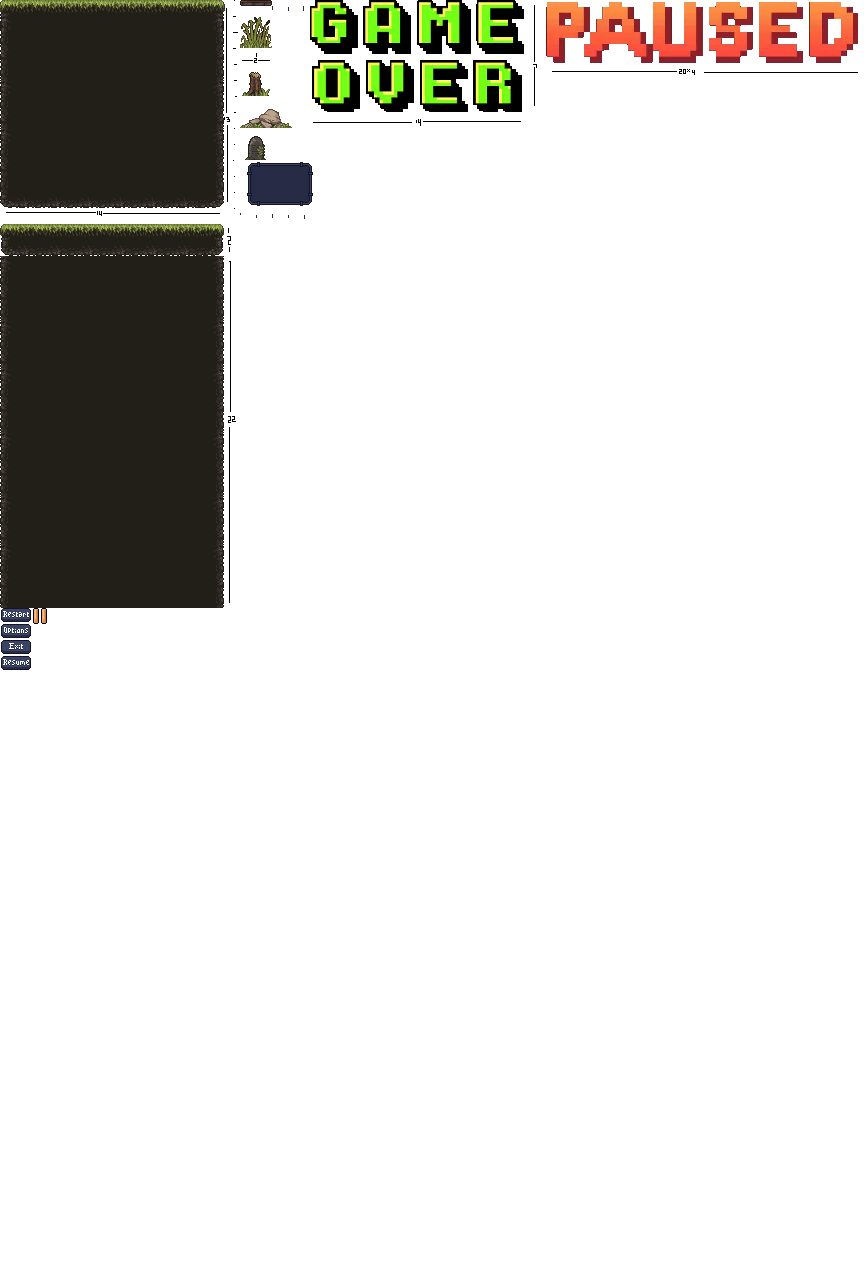
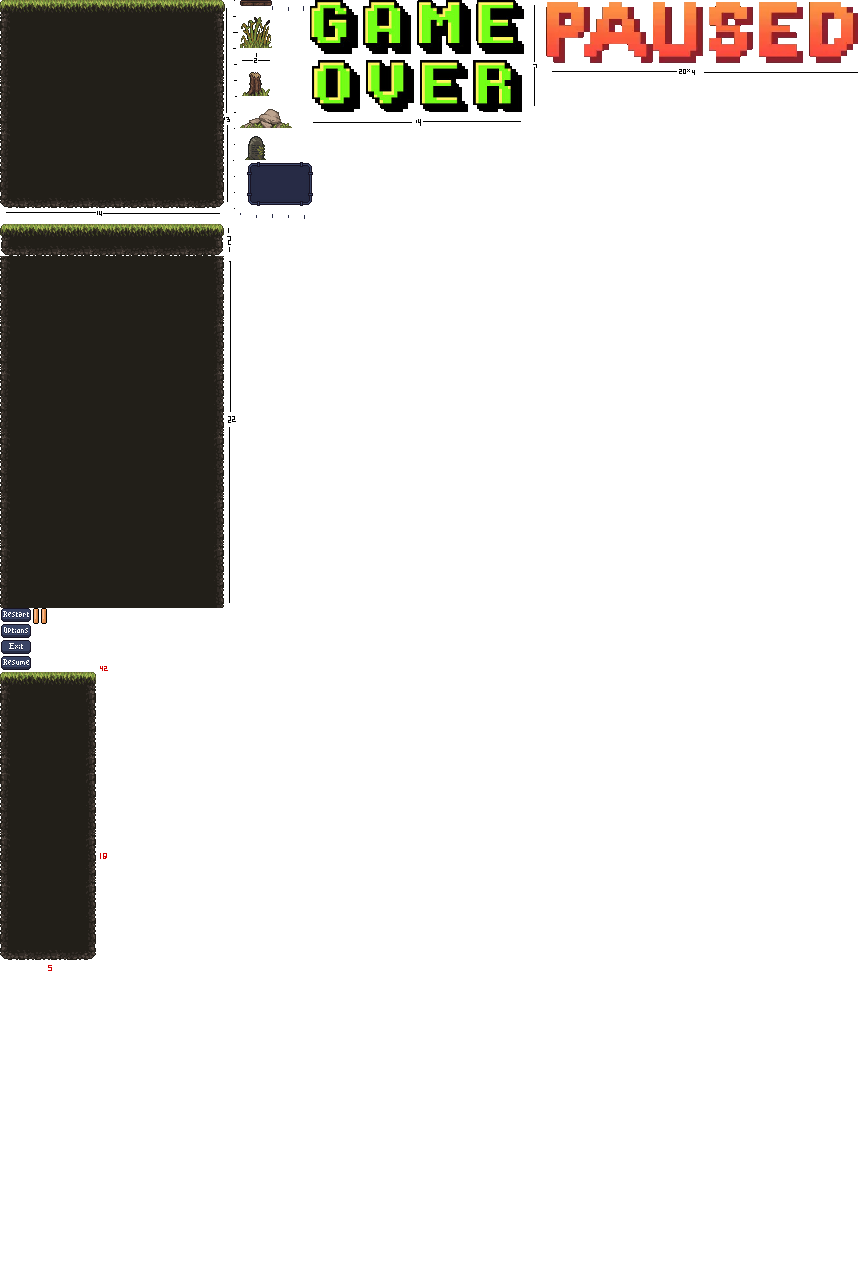
Layer changes from the first 864px x 1280px image to the second:
added layer "Layer 12" above "Layer 11" over [0, 666, 108, 971]
added layer "Layer 11" above "Layer 7" over [0, 672, 96, 960]
